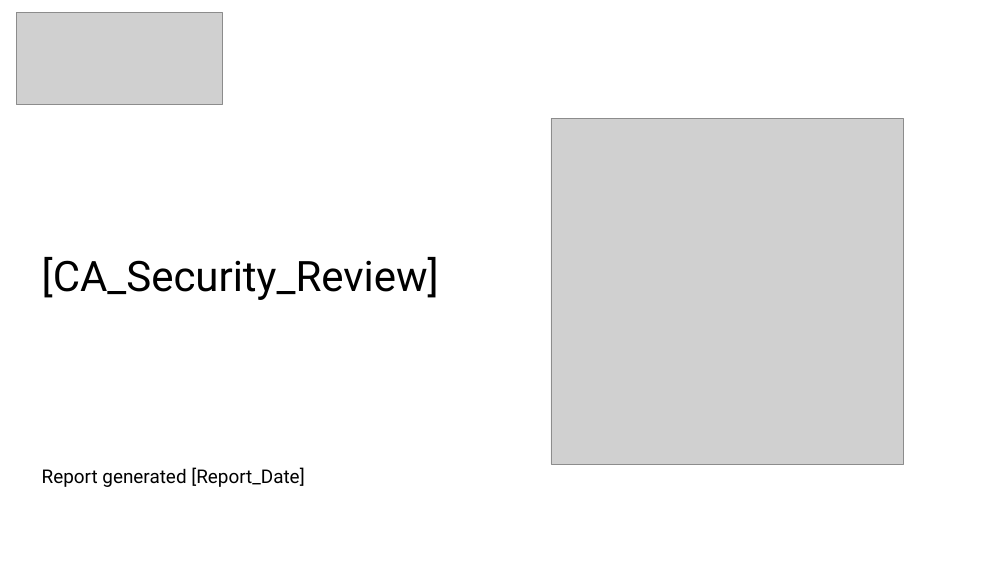
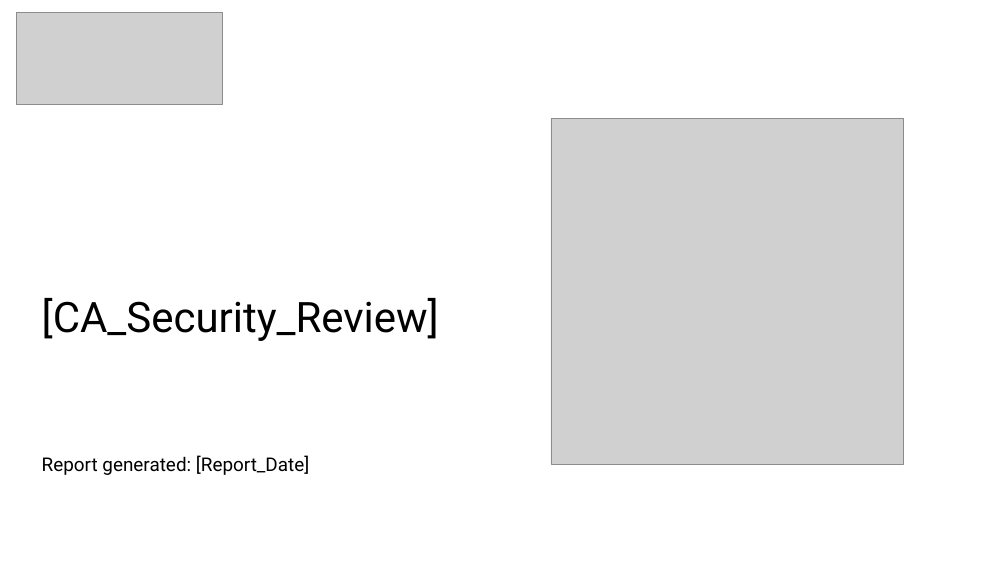
Before and after one commit to Azure/WellArchitected-Tools, a slide deck: slide 7 of WARP/devops/PnP_PowerPointReport_Template - CloudAdoption.pptx. Drawn at 1008x567 pixels with LibreOffice and Linux fonts; fonts in the diff are those of the drawing; grey boxes stand for pictures. Boxes give left, top, right and bottom in pixels: in the first picture for what was removed or moved away, otherwise in the second. Text is boxed around its words. In the diff, an @@ line names an element or a change of style, - is before the commit and + after.

Commit message:
Updated script for latest template
Updated GenerateAssessmentReport.ps1 to utilize latest powerpoint template for WAF and Cloud Adoption Security assessments.

```diff
--- a/WARP/devops/PnP_PowerPointReport_Template - CloudAdoption.pptx
+++ b/WARP/devops/PnP_PowerPointReport_Template - CloudAdoption.pptx
@@ text "[CA_Security_Review]": place and size @@
-text "[CA_Security_Review]" at bbox=[42, 257, 439, 300]
+text "[CA_Security_Review]" at bbox=[42, 298, 439, 341]
@@ text at bbox=[42, 455, 309, 475]: text changed @@
-Report generated [Report_Date]
+Report generated: [Report_Date]
```
Also in this commit, not shown: 3 other slides changed, 1 slide added, 1 other file.
